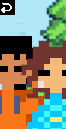
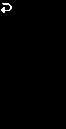
The second 66 × 129 image is a revision of the first. Changes to its layers:
added layer "Color Fill 1" above "Layer 5" over [0, 0, 66, 129]
hid "Layer 5" over [20, 40, 66, 129]
hid "Layer 4" over [0, 23, 48, 129]
hid "Layer 2 copy" over [21, 0, 66, 129]
hid "Layer 1" over [0, 0, 66, 129]
